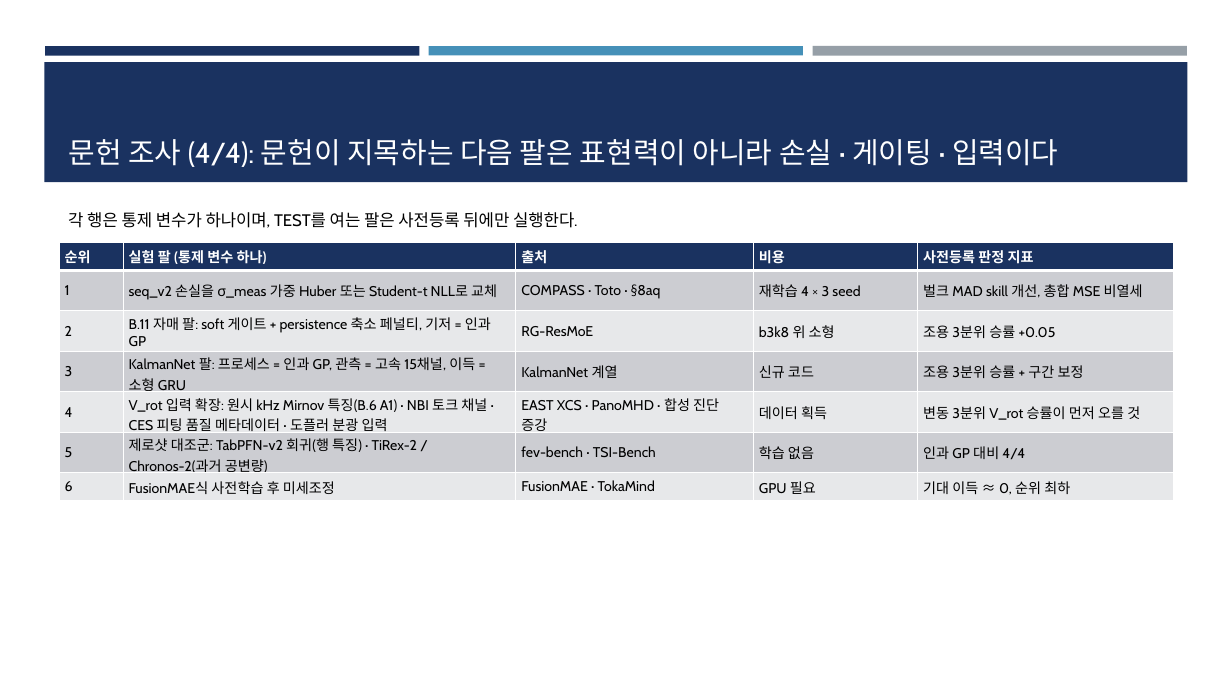
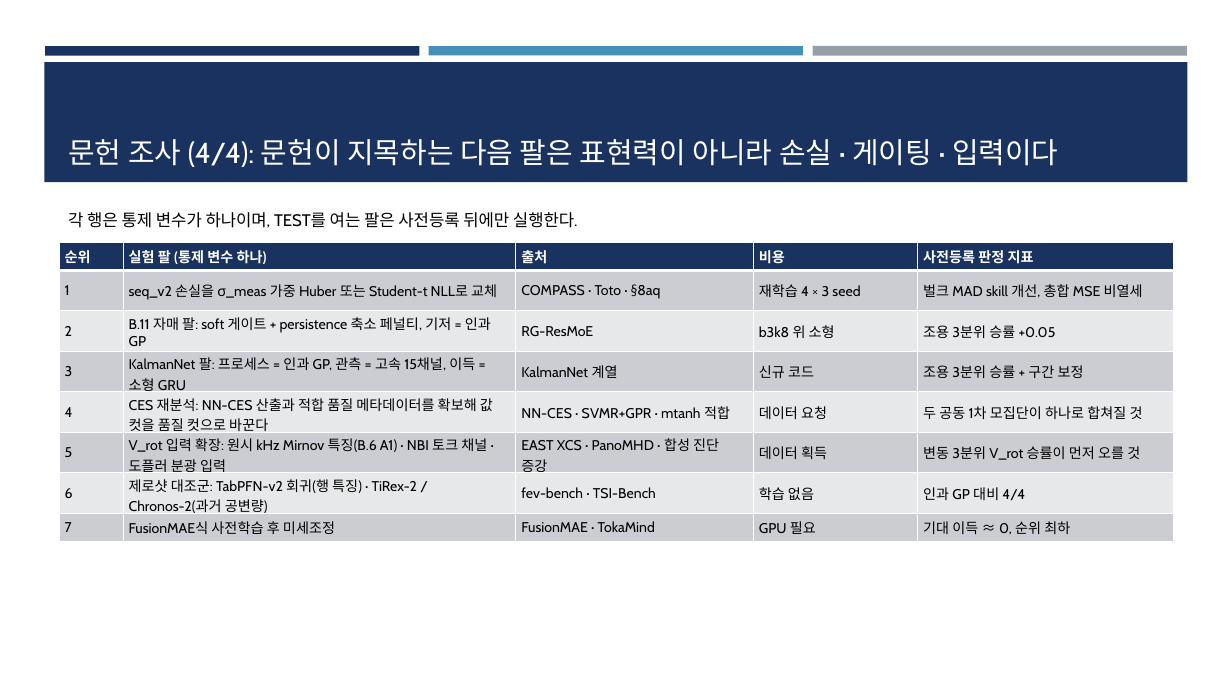
Before and after one commit to iseungsang01/ml-intern-revision, a slide deck: slide 61 of docs/presentation/KSTAR_CES_졸논정리_논문흐름.pptx (slide 60 before the commit). Drawn at 1232x693 pixels with LibreOffice and Linux fonts; fonts in the diff are those of the drawing. Boxes give left, top, right and bottom in pixels: in the first picture for what was removed or moved away, otherwise in the second. Text is boxed around its words. In the diff, an @@ line names an element or a change of style, - is before the commit and + after.

Commit message:
Add the six papers the first sweep missed, NN-CES first among them
The first pass asked the literature for prediction, virtual diagnostics and
super-resolution. The fusion community files the same work under analysis,
inference and profile fitting, so six papers never surfaced - including one on
our own machine and our own diagnostic.

NN-CES (Lee et al., Fusion Engineering and Design 222:115518) trains a physics-
constrained network on about 150,000 KSTAR frames spanning L-mode, H-mode, locked
mode and RMP, and reads ion temperature and rotation straight out of the charge
exchange spectra with no beam modulation. It is the closest published work to this
thesis, so it goes on the related-work slide as well as into the appendix. The line
between the two is worth stating plainly: it reads the instants where CES measured,
and this work fills the instants where CES did not.

Because it drops the modulation requirement, it also bears on the missingness
itself, so CES re-analysis becomes its own rung on the priority ladder - fit-quality
metadata would replace the 3 keV value cut and collapse the two co-primary
populations into one. Rotation moves to rung five and stays open.

The other five: SVMR+GPR ion temperature profiles on KSTAR, outlier-robust Bayesian
mtanh fitting on KSTAR, time series extrinsic regression recovering missing electron
temperature on EAST, full-state reconstruction from sparse probes, and the DIII-D/MAST
equilibrium challenge. Fusion table 12 to 18 rows, sources 36 to 45.

Decks rebuild at 68 and 62 slides with FIT WARNING 0; pytest 46 passed.

```diff
--- a/docs/presentation/KSTAR_CES_졸논정리_논문흐름.pptx
+++ b/docs/presentation/KSTAR_CES_졸논정리_논문흐름.pptx
@@ table at (x1=59, y1=243, x2=1174, y2=542) @@
-row 5: 4 | V_rot 입력 확장: 원시 kHz Mirnov 특징(B.6 A1) · NBI 토크 채널 · CES 피팅 품질 메타데이터 · 도플러 분광 입력 | EAST XCS · PanoMHD · 합성 진단 증강 | 데이터 획득 | 변동 3분위 V_rot 승률이 먼저 오를 것
-row 6: 5 | 제로샷 대조군: TabPFN-v2 회귀(행 특징) · TiRex-2 / Chronos-2(과거 공변량) | fev-bench · TSI-Bench | 학습 없음 | 인과 GP 대비 4/4
-row 7: 6 | FusionMAE식 사전학습 후 미세조정 | FusionMAE · TokaMind | GPU 필요 | 기대 이득 ≈ 0, 순위 최하
+row 5: 4 | CES 재분석: NN-CES 산출과 적합 품질 메타데이터를 확보해 값 컷을 품질 컷으로 바꾼다 | NN-CES · SVMR+GPR · mtanh 적합 | 데이터 요청 | 두 공동 1차 모집단이 하나로 합쳐질 것
+row 6: 5 | V_rot 입력 확장: 원시 kHz Mirnov 특징(B.6 A1) · NBI 토크 채널 · 도플러 분광 입력 | EAST XCS · PanoMHD · 합성 진단 증강 | 데이터 획득 | 변동 3분위 V_rot 승률이 먼저 오를 것
+row 7: 6 | 제로샷 대조군: TabPFN-v2 회귀(행 특징) · TiRex-2 / Chronos-2(과거 공변량) | fev-bench · TSI-Bench | 학습 없음 | 인과 GP 대비 4/4
+row 8: 7 | FusionMAE식 사전학습 후 미세조정 | FusionMAE · TokaMind | GPU 필요 | 기대 이득 ≈ 0, 순위 최하
```
Also in this commit, not shown: 1 slide added, 9 other files.
